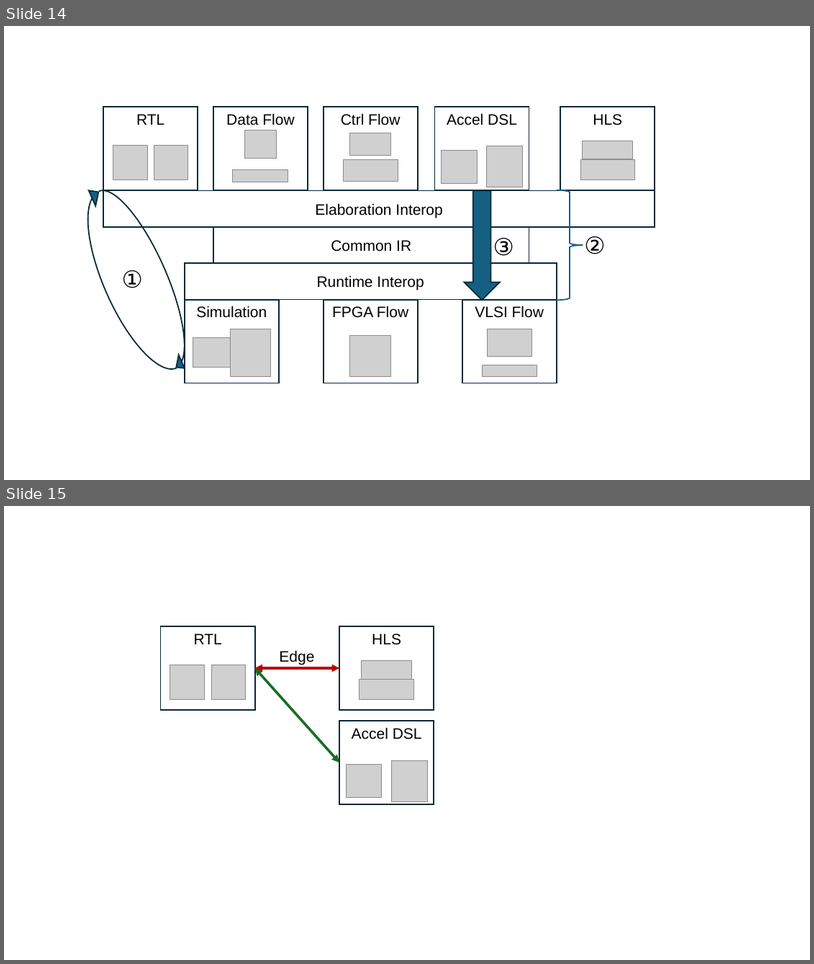
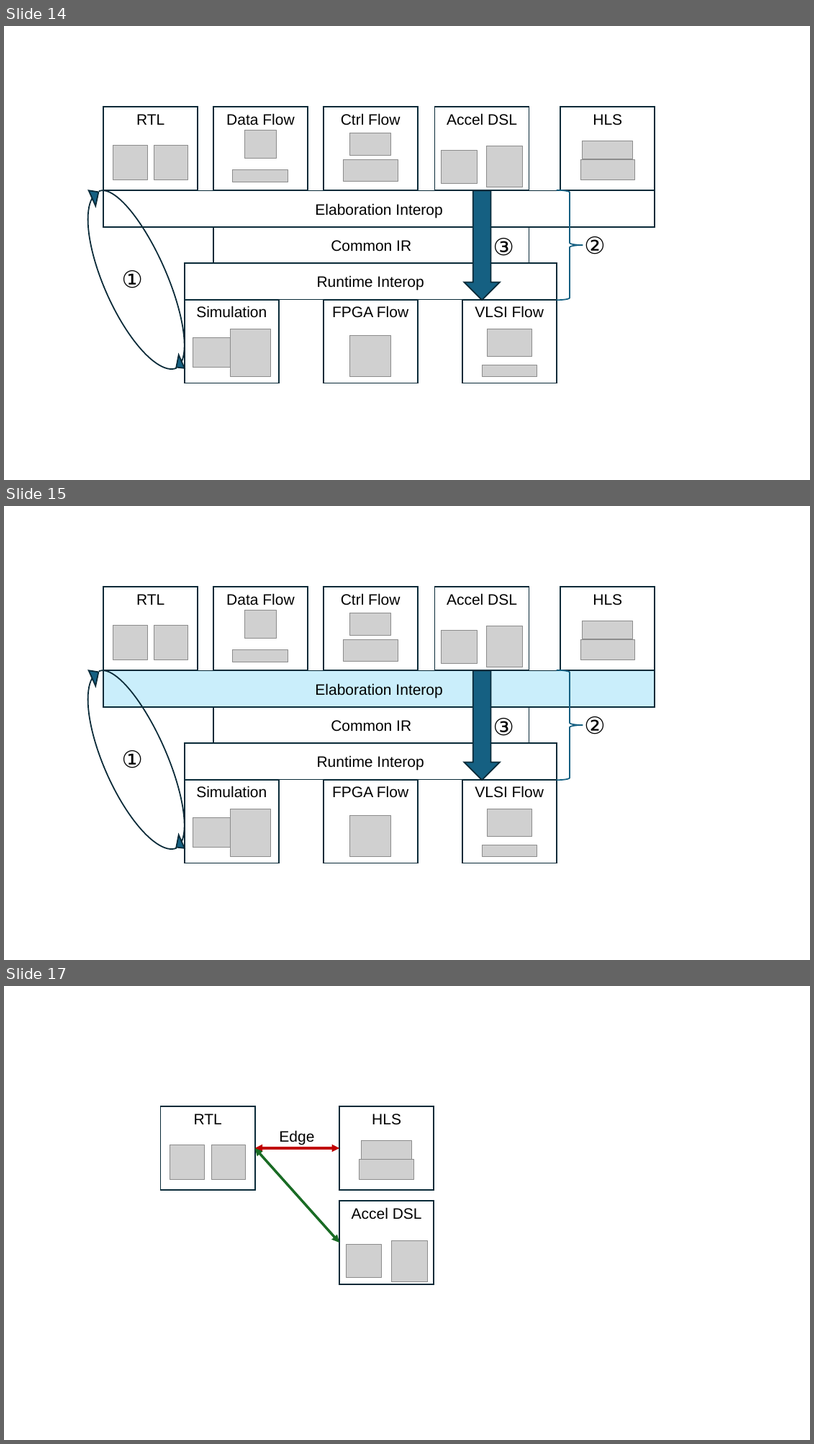
Before and after one commit to vighneshiyer/publications, a slide deck: figs/latte24/figs.pptx. Shown one above the other, each under a label of ours: slides 14 and 15 before the commit, slides 14, 15 and 17 after it; the slides between them are not shown. The pictures are 814x964 and 814x1444 pixels, drawn with LibreOffice and Linux fonts; fonts in the diff are those of the drawing; grey boxes stand for pictures. Boxes give left, top, right and bottom in pixels: in the first picture for what was removed or moved away, otherwise in the second. Text is boxed around its words. In the diff, an @@ line names an element or a change of style, - is before the commit and + after.

```diff
--- a/figs/latte24/figs.pptx
+++ b/figs/latte24/figs.pptx
@@ slide 15 added at [4,506,810,960], background #FFFFFF @@
@@ group added at [64,587,656,863]: 15 pictures, 11 rectangles, 3 texts, 2 curved left arrows, 1 down arrow, 1 right brace @@
+FPGA Flow
+VLSI Flow
+Simulation
+HLS
+Ctrl Flow
+RTL
+Accel DSL
+Data Flow
+Elaboration Interop
+Common IR
+Runtime Interop
+①
+②
+③
@@ what was slide 15 is now slide 17 @@
```
Also in this commit, not shown: 2 other slides added, 7 other files.
